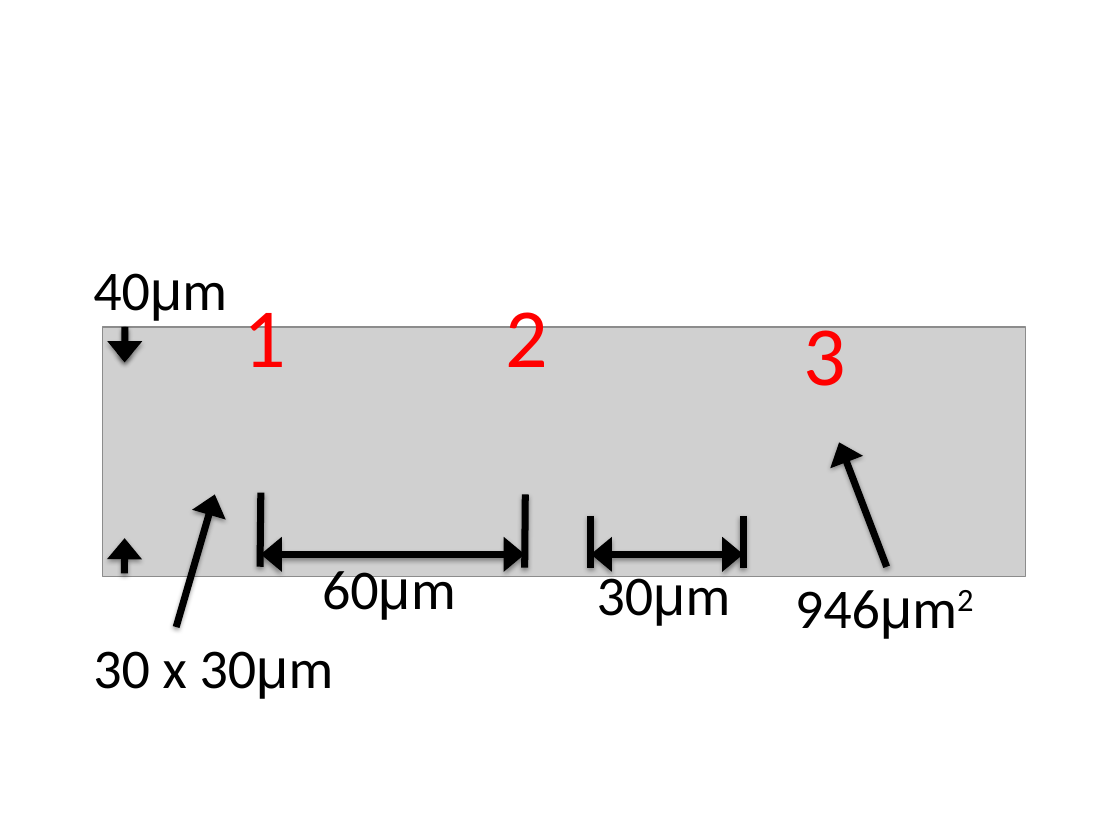
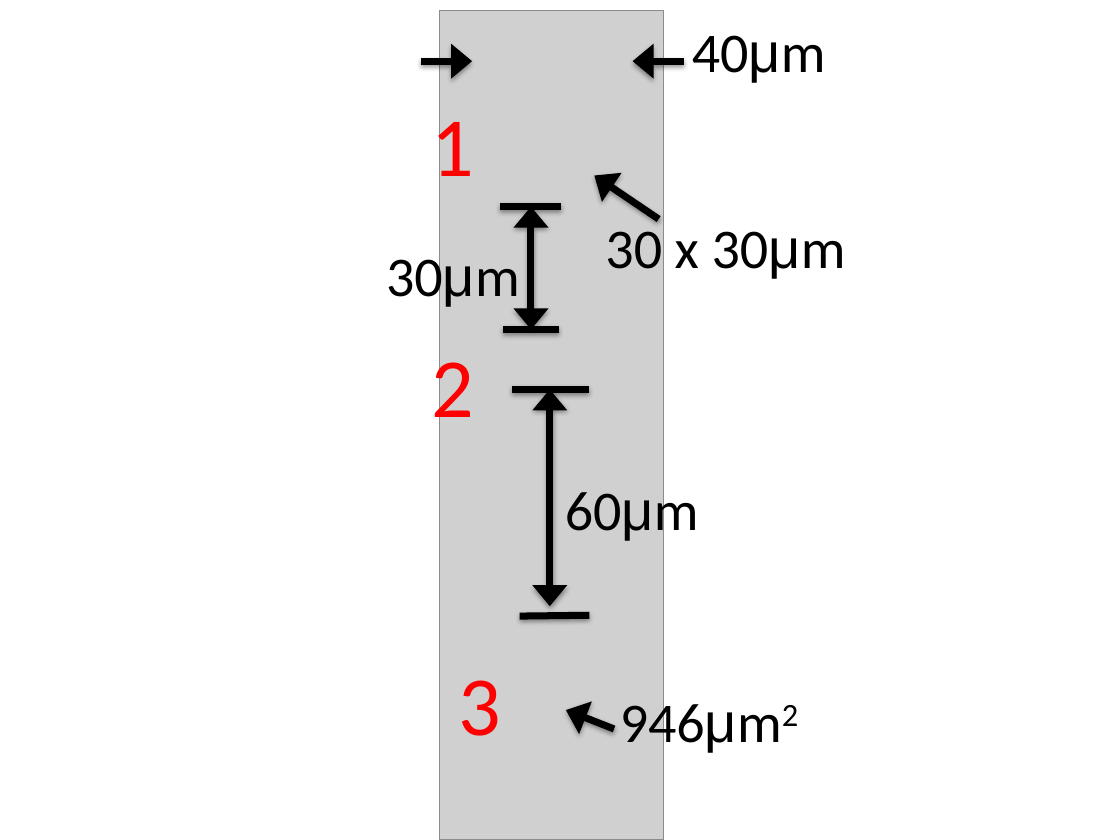
Before and after one commit to jovo/online-spike-sorting, a slide deck: slide 1 of figs/3dev.pptx. Drawn at 1120x840 pixels with LibreOffice and Linux fonts; fonts in the diff are those of the drawing; grey boxes stand for pictures. Boxes give left, top, right and bottom in pixels: in the first picture for what was removed or moved away, otherwise in the second. Text is boxed around its words. In the diff, an @@ line names an element or a change of style, - is before the commit and + after.

```diff
--- a/figs/3dev.pptx
+++ b/figs/3dev.pptx
@@ picture at (x1=440, y1=11, x2=664, y2=840): rotation 0 to 90 degrees @@
@@ text "40μm" moved from (x1=93, y1=273, x2=227, y2=321) to (x1=692, y1=35, x2=826, y2=83) @@
@@ text "1" rewrapped from (x1=243, y1=297, x2=286, y2=367) to (x1=432, y1=107, x2=475, y2=196) @@
@@ arrow moved from (124, 539) - (124, 573) to (473, 62) - (421, 62) @@
@@ arrow moved from (124, 362) - (124, 327) to (633, 62) - (684, 62) @@
@@ arrow moved from (215, 495) - (176, 627) to (595, 176) - (659, 220) @@
@@ line moved from (591, 516) - (591, 568) to (561, 207) - (500, 207) @@
@@ double arrow moved from (744, 554) - (591, 554) to (531, 329) - (531, 207) @@
@@ text "30 x 30μm" rewrapped from (x1=93, y1=651, x2=334, y2=699) to (x1=605, y1=221, x2=846, y2=279) @@
@@ text "30μm" moved from (x1=597, y1=569, x2=731, y2=626) to (x1=386, y1=249, x2=520, y2=309) @@
@@ arrow removed from (124, 327) to (124, 362) @@
@@ text "2" rewrapped from (x1=506, y1=297, x2=549, y2=367) to (x1=432, y1=347, x2=475, y2=436) @@
@@ line moved from (744, 516) - (744, 568) to (559, 329) - (503, 329) @@
@@ line moved from (261, 493) - (260, 567) to (512, 390) - (589, 390) @@
@@ double arrow moved from (524, 554) - (261, 554) to (550, 606) - (550, 390) @@
@@ text "60μm" moved from (x1=322, y1=562, x2=456, y2=620) to (x1=565, y1=483, x2=699, y2=543) @@
@@ line moved from (525, 495) - (524, 568) to (589, 615) - (520, 616) @@
@@ text "3" rewrapped from (x1=803, y1=316, x2=846, y2=386) to (x1=458, y1=680, x2=501, y2=736) @@
@@ text "946μm2" moved from (x1=784, y1=567, x2=989, y2=646) to (x1=609, y1=681, x2=814, y2=760) @@
@@ arrow moved from (839, 442) - (887, 567) to (566, 710) - (614, 729) @@
```
Also in this commit, not shown: 9 other files.
